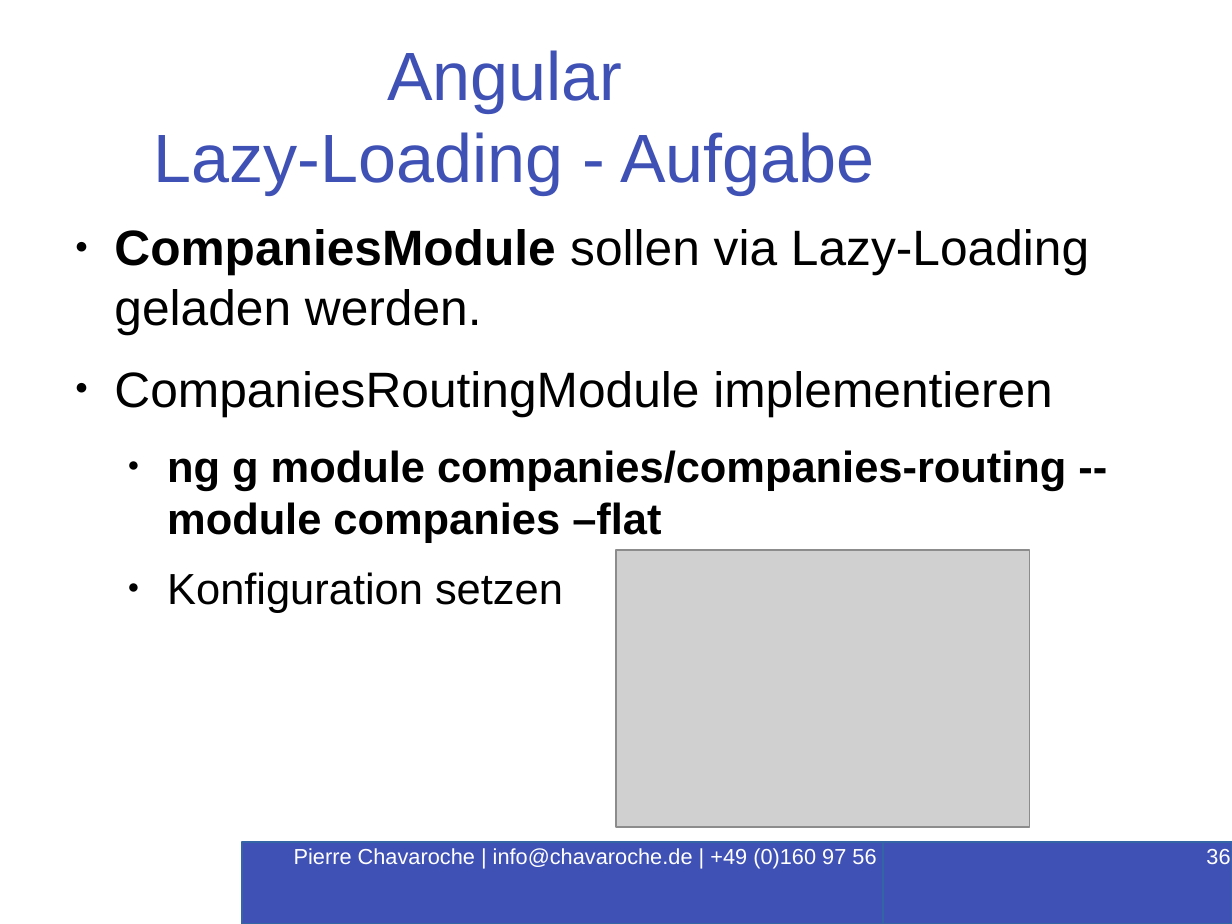
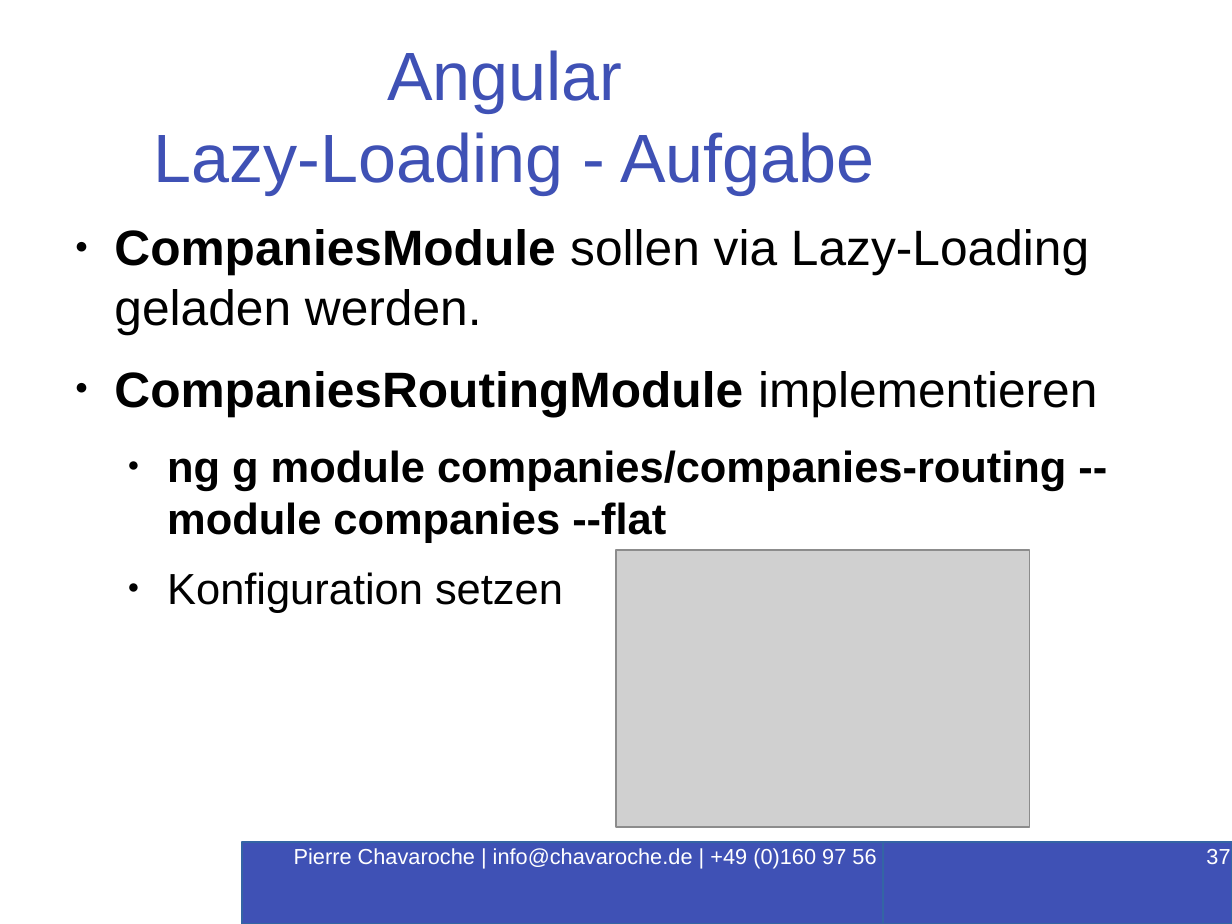
Before and after one commit to PierreChavaroche/workshop-presentation, a slide deck: slide 37 of Angular-RxJS.odp (slide 36 before the commit). Drawn at 1232x924 pixels with LibreOffice and Linux fonts; fonts in the diff are those of the drawing; grey boxes stand for pictures; background and template pictures are left out. Boxes give left, top, right and bottom in pixels: in the first picture for what was removed or moved away, otherwise in the second. Text is boxed around its words. In the diff, an @@ line names an element or a change of style, - is before the commit and + after.

Commit message:
Update

```diff
--- a/Angular-RxJS.odp
+++ b/Angular-RxJS.odp
@@ text at (114, 371, 1097, 416): bold on in "CompaniesRoutingModule" @@
@@ text at (167, 450, 1066, 543): text changed @@
-  ● ng g module companies/companies-routing --module companies –flat
+  ● ng g module companies/companies-routing --module companies --flat
@@ page number at (1206, 849, 1230, 864): text changed @@
-36
+37
```
Also in this commit, not shown: 1 other slide changed, 1 slide added.
